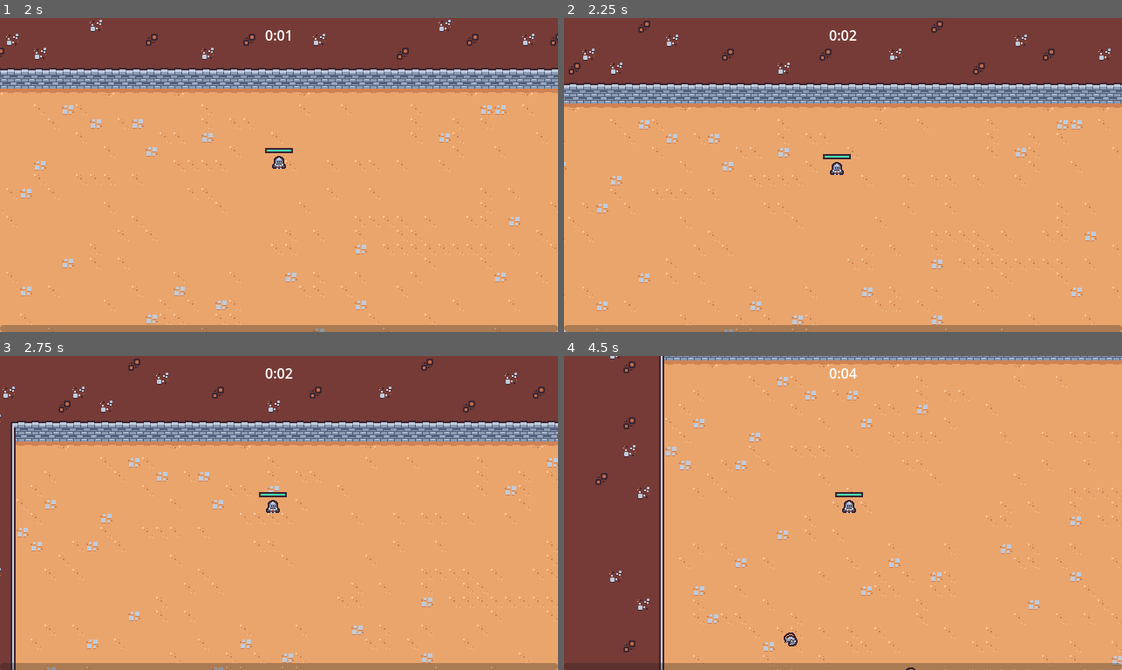
Above: before the commit, frames 1-4 (two rows, left to right).
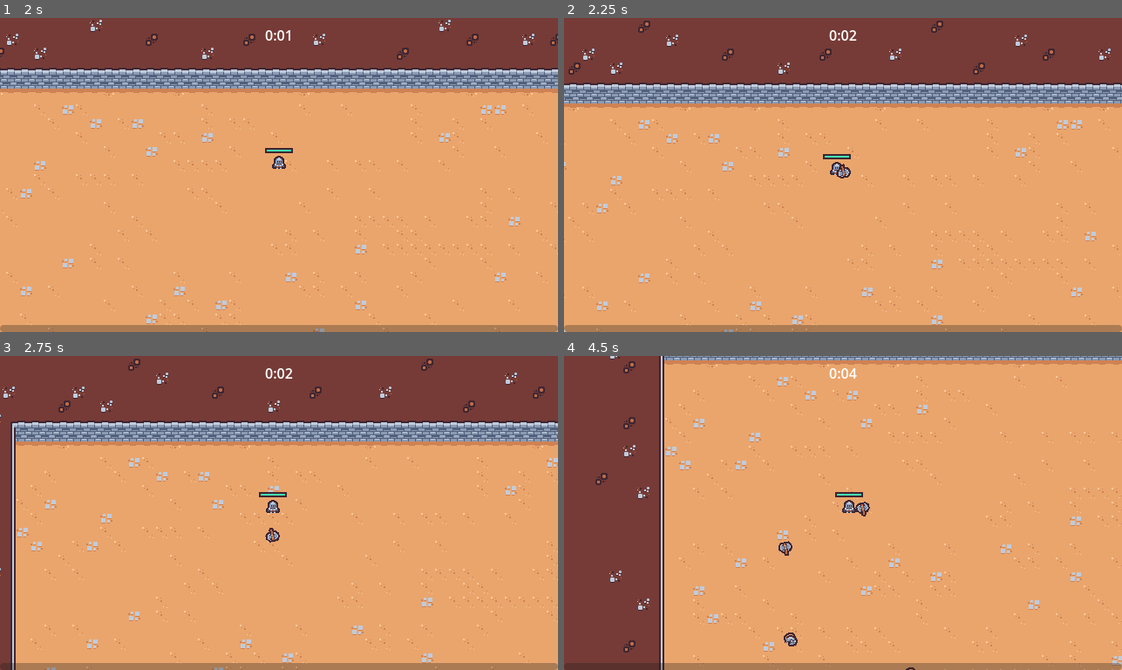
Above: after the commit, the same moments.

Repository: rafariossaa/godot_2d_survival_tutorial
Game: Godot game, scene res://scenes/main/main.tscn
The game is run twice, just before and just after one commit, with the same random seed, the same clock (stepped at 60 frames per second) and the same inputs.
Inputs (mouse positions are in pixels of both pictures, inside the frame that each line leads up to):
- Up to frame 1 (2 s): move the mouse to (251, 237) at 0.52 s; press the mouse at (251, 237) at 0.53 s; hold Up (move_up) from 0.53 s (still down); move the mouse to (446, 222) at 1.27 s; release the mouse at (446, 222) at 1.28 s; click (446, 222) at 1.35 s
- Up to frame 2 (2.25 s): move the mouse to (675, 127) at 2.02 s; release Up (move_up) at 2.03 s; press the mouse at (675, 127) at 2.03 s; hold Left (move_left) from 2.03 s (still down)
- Up to frame 3 (2.75 s): keep holding Left (move_left)
- Up to frame 4 (4.5 s): move the mouse to (870, 513) at 2.77 s; release the mouse at (870, 513) at 2.78 s; click (870, 513) at 2.85 s; move the mouse to (759, 434) at 3.52 s; release Left (move_left) at 3.53 s; press the mouse at (759, 434) at 3.53 s; hold Down (move_down) 3.53-4.28 s; move the mouse to (965, 497) at 4.27 s; release the mouse at (965, 497) at 4.28 s; hold Right (move_right) from 4.28 s (still down); click (965, 497) at 4.35 s

Frame 1 is identical in both runs. In frame 2, less than 0.1% of the frame differs, in the area x 48-52%, y 46-52%; in frame 3, less than 0.1%; in frame 4, 0.2%, in the area x 38-55%, y 46-64%.

Commit message:
Lesson 33- Creating an Axe Ability

Diff:
--- /dev/null
+++ b/scenes/ability/axe_ability/axe_ability.gd
@@ -0,0 +1,29 @@
+extends Node2D
+
+const MAX_RADIOUS = 100
+const MAX_ROTATIONS = 2.0
+const DURATION = 3 # seconds
+
+@onready var hitbox_component = $HitboxComponent
+
+var base_rotation = Vector2.RIGHT
+
+func _ready():
+	base_rotation = Vector2.RIGHT.rotated(randf_range(0, TAU))
+
+	var tween = create_tween()
+	# tween.tween_method is going to call tween_metod over 3 secons with values from 0.0 to 2.0
+	tween.tween_method(tween_method, 0.0, MAX_ROTATIONS, DURATION)
+	tween.tween_callback(queue_free)
+
+# Animate axe moven in sprial
+func tween_method(rotations: float):
+	var percent = (rotations / MAX_ROTATIONS)
+	var current_radius = percent * MAX_RADIOUS
+	var current_direction = base_rotation.rotated(rotations * TAU)
+
+	var player = get_tree().get_first_node_in_group("player")
+	if player == null:
+		return
+
+	global_position = player.global_position + (current_direction * current_radius)
--- /dev/null
+++ b/scenes/ability/axe_ability/axe_ability.tscn
@@ -0,0 +1,62 @@
+[gd_scene load_steps=8 format=3 uid="uid://cebvmhx08y5qw"]
+
+[ext_resource type="Texture2D" uid="uid://fuofcskkr1x2" path="res://scenes/ability/axe_ability/axe.png" id="1_4ts3c"]
+[ext_resource type="Script" path="res://scenes/ability/axe_ability/axe_ability.gd" id="1_x7h61"]
+[ext_resource type="PackedScene" uid="uid://c3pma35jppdk" path="res://scenes/component/hitbox_component.tscn" id="3_lbegw"]
+
+[sub_resource type="Animation" id="Animation_s1m2u"]
+resource_name = "default"
+length = 0.5
+loop_mode = 1
+tracks/0/type = "value"
+tracks/0/imported = false
+tracks/0/enabled = true
+tracks/0/path = NodePath("Sprite2D:rotation")
+tracks/0/interp = 1
+tracks/0/loop_wrap = true
+tracks/0/keys = {
+"times": PackedFloat32Array(0, 0.5),
+"transitions": PackedFloat32Array(1, 1),
+"update": 0,
+"values": [0.0, 6.28319]
+}
+
+[sub_resource type="Animation" id="Animation_yt33d"]
+length = 0.001
+tracks/0/type = "value"
+tracks/0/imported = false
+tracks/0/enabled = true
+tracks/0/path = NodePath("Sprite2D:rotation")
+tracks/0/interp = 1
+tracks/0/loop_wrap = true
+tracks/0/keys = {
+"times": PackedFloat32Array(0),
+"transitions": PackedFloat32Array(1),
+"update": 0,
+"values": [0.0]
+}
+
+[sub_resource type="AnimationLibrary" id="AnimationLibrary_7456j"]
+_data = {
+"RESET": SubResource("Animation_yt33d"),
+"default": SubResource("Animation_s1m2u")
+}
+
+[sub_resource type="CircleShape2D" id="CircleShape2D_t1nfs"]
+
+[node name="AxeAbility" type="Node2D"]
+script = ExtResource("1_x7h61")
+
+[node name="AnimationPlayer" type="AnimationPlayer" parent="."]
+libraries = {
+"": SubResource("AnimationLibrary_7456j")
+}
+autoplay = "default"
+
+[node name="Sprite2D" type="Sprite2D" parent="."]
+texture = ExtResource("1_4ts3c")
+
+[node name="HitboxComponent" parent="." instance=ExtResource("3_lbegw")]
+
+[node name="CollisionShape2D" type="CollisionShape2D" parent="HitboxComponent"]
+shape = SubResource("CircleShape2D_t1nfs")
--- /dev/null
+++ b/scenes/ability/axe_ability_controller/axe_ability_controller.gd
@@ -0,0 +1,21 @@
+extends Node
+
+@export var axe_ability_scene: PackedScene
+
+var damage = 10
+
+func _ready():
+	$Timer.timeout.connect(on_timer_timeout)
+
+
+func on_timer_timeout():
+	var player = get_tree().get_first_node_in_group("player") as Node2D
+	if player == null:
+		return
+
+	var foreground = get_tree().get_first_node_in_group("foreground_layer") as Node2D
+	var axe_instance = axe_ability_scene.instantiate() as Node2D
+
+	foreground.add_child(axe_instance)
+	axe_instance.global_position = player.global_position
+	axe_instance.hitbox_component.damage = damage
--- /dev/null
+++ b/scenes/ability/axe_ability_controller/axe_ability_controller.tscn
@@ -0,0 +1,12 @@
+[gd_scene load_steps=3 format=3 uid="uid://c1d86t5lwapl3"]
+
+[ext_resource type="Script" path="res://scenes/ability/axe_ability_controller/axe_ability_controller.gd" id="1_8t86t"]
+[ext_resource type="PackedScene" uid="uid://cebvmhx08y5qw" path="res://scenes/ability/axe_ability/axe_ability.tscn" id="2_0d26f"]
+
+[node name="AxeAbilityController" type="Node"]
+script = ExtResource("1_8t86t")
+axe_ability_scene = ExtResource("2_0d26f")
+
+[node name="Timer" type="Timer" parent="."]
+wait_time = 2.0
+autostart = true
--- a/scenes/game_object/player/player.tscn
+++ b/scenes/game_object/player/player.tscn
@@ -1,9 +1,10 @@
-[gd_scene load_steps=10 format=3 uid="uid://baujaeh0ajd1p"]
+[gd_scene load_steps=11 format=3 uid="uid://baujaeh0ajd1p"]
 
 [ext_resource type="Script" path="res://scenes/game_object/player/player.gd" id="1_bnnwf"]
 [ext_resource type="Texture2D" uid="uid://c6pxinpgthkeb" path="res://scenes/game_object/player/player.png" id="1_v66fg"]
 [ext_resource type="PackedScene" uid="uid://l7127mvj12x8" path="res://scenes/ability/sword_ability_controller/sword_ability_controller.tscn" id="2_7qamy"]
 [ext_resource type="PackedScene" uid="uid://coa2rcm1grqw0" path="res://scenes/component/health_component.tscn" id="2_31r36"]
+[ext_resource type="PackedScene" uid="uid://c1d86t5lwapl3" path="res://scenes/ability/axe_ability_controller/axe_ability_controller.tscn" id="4_tuyky"]
 
 [sub_resource type="StyleBoxFlat" id="StyleBoxFlat_egbje"]
 bg_color = Color(0.247059, 0.14902, 0.192157, 1)
@@ -35,6 +36,8 @@
 [node name="AbilityManager" type="Node" parent="."]
 
 [node name="SwordAbilityController" parent="AbilityManager" instance=ExtResource("2_7qamy")]
+
+[node name="AxeAbilityController" parent="AbilityManager" instance=ExtResource("4_tuyky")]
 
 [node name="DamageIntervalTimer" type="Timer" parent="."]
 wait_time = 0.5
Binary file added: scenes/ability/axe_ability/axe.png
Not shown, added: scenes/ability/axe_ability/axe.png.import
